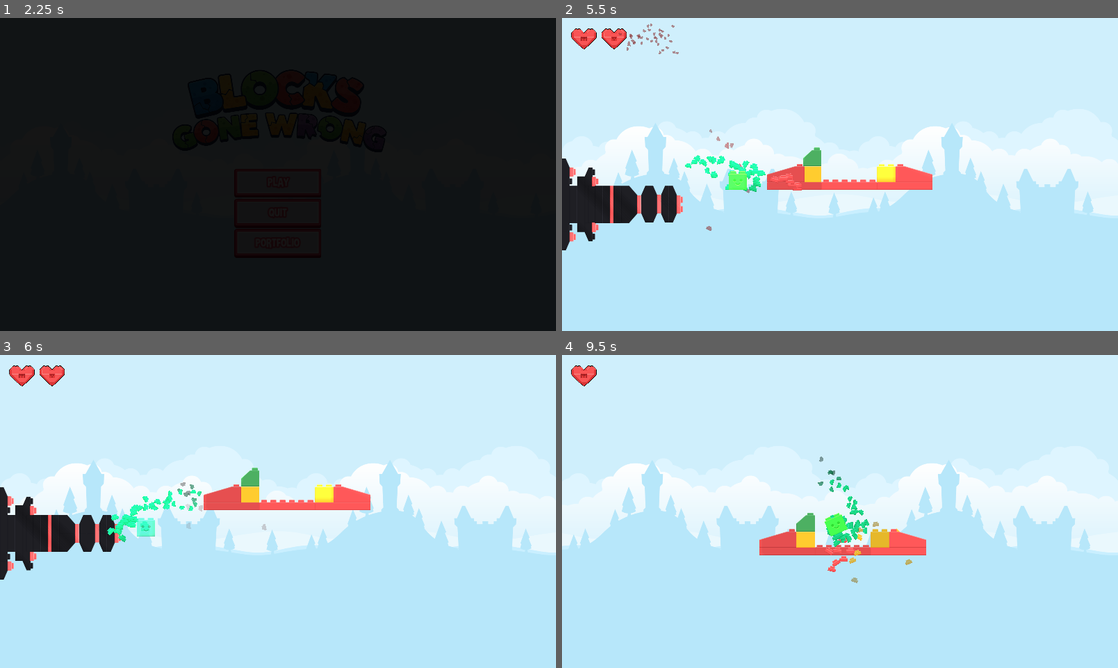
Above: before the commit, frames 1-4 (two rows, left to right).
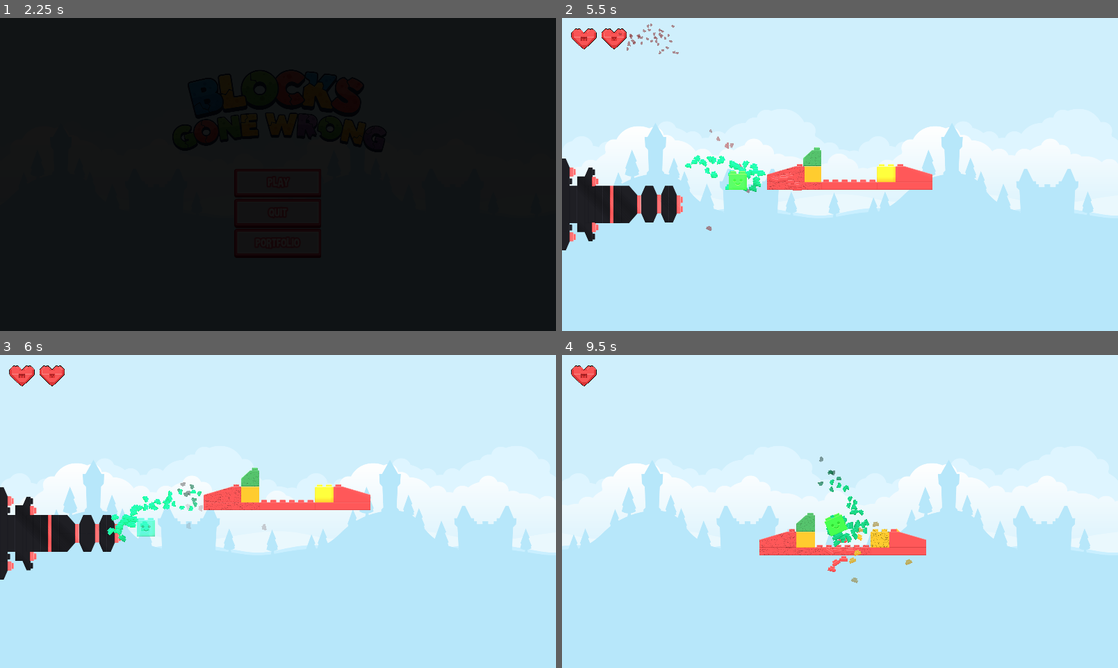
Above: after the commit, the same moments.

Repository: mlotr/Blocks_Gone_Wrong
Game: Godot game, scene res://scenes/title_screen.tscn
Same seed, same stepped clock (60 frames per second), same inputs: the game is played once before the commit and once after it. The project has no main scene, so this scene is started directly. Sound files missing from this copy of the repository are replaced by a short silence.
Inputs (mouse positions are in pixels of both pictures, inside the frame that each line leads up to):
- Up to frame 1 (2.25 s): click "PLAY" at 0.5 s; click "PLAY" at 1.25 s; move the mouse to (250, 237) at 2.02 s; press the mouse at (250, 237) at 2.03 s; hold Up (ui_up) from 2.03 s (still down)
- Up to frame 2 (5.5 s): move the mouse to (1006, 221) at 2.77 s; release the mouse at (1006, 221) at 2.78 s; click (1006, 221) at 2.85 s; move the mouse to (673, 127) at 3.52 s; release Up (ui_up) at 3.53 s; press the mouse at (673, 127) at 3.53 s; hold Down (ui_down) from 3.53 s (still down); move the mouse to (867, 174) at 4.27 s; release the mouse at (867, 174) at 4.28 s; click (867, 174) at 4.35 s; move the mouse to (756, 96) at 5.02 s; press the mouse at (756, 96) at 5.03 s
- Up to frame 3 (6 s): move the mouse to (400, 495) at 5.77 s; release Down (ui_down) at 5.78 s; release the mouse at (400, 495) at 5.78 s; hold Up (ui_up) from 5.78 s (still down); click (400, 495) at 5.85 s
- Up to frame 4 (9.5 s): keep holding Up (ui_up); move the mouse to (728, 527) at 6.52 s; press the mouse at (728, 527) at 6.53 s; move the mouse to (895, 442) at 7.27 s; release the mouse at (895, 442) at 7.28 s; click (895, 442) at 7.35 s; move the mouse to (812, 574) at 8.02 s; press the mouse at (812, 574) at 8.03 s; move the mouse to (1006, 558) at 8.77 s; release the mouse at (1006, 558) at 8.78 s; click (1006, 558) at 8.85 s

Frame 1 is identical in both runs. In frame 2, 0.3% of the frame differs, in the area x 36-47%, y 41-55%; in frame 3, 0.4%; in frame 4, 0.7%, in the area x 35-59%, y 52-64%.

Commit message:
Added crack shader to blocks

Diff:
--- a/scenes/block.tscn
+++ b/scenes/block.tscn
@@ -1,10 +1,25 @@
-[gd_scene load_steps=9 format=3 uid="uid://8og7i1oc0koo"]
+[gd_scene load_steps=11 format=3 uid="uid://8og7i1oc0koo"]
 
 [ext_resource type="Script" path="res://scripts/block.gd" id="1_guht0"]
 [ext_resource type="Texture2D" uid="uid://dclqna5fjrt34" path="res://brick_assets/Yellow/brick_high_2.png" id="2_sqif5"]
 [ext_resource type="Texture2D" uid="uid://hrnmaenaf86t" path="res://brick_assets/Yellow/brick_low_1.png" id="3_42ed1"]
 [ext_resource type="AudioStream" uid="uid://dkl2rynxtlinp" path="res://sounds/toy_bricks_wooden_bag_movement_002.mp3" id="4_aw18q"]
+[ext_resource type="Shader" path="res://shaders/block.gdshader" id="5_fevbc"]
 [ext_resource type="AudioStream" uid="uid://cdqkvlx5y4bc7" path="res://sounds/toy_bricks_wooden_bag_movement_001.mp3" id="5_s3mi1"]
+
+[sub_resource type="ShaderMaterial" id="ShaderMaterial_lwdvf"]
+shader = ExtResource("5_fevbc")
+shader_parameter/crack_depth = 2.236
+shader_parameter/crack_scale = 4.0
+shader_parameter/crack_zebra_scale = 2.67
+shader_parameter/crack_zebra_amp = 1.3
+shader_parameter/crack_profile = 1.0
+shader_parameter/crack_slope = 45.8
+shader_parameter/crack_width = 0.001
+shader_parameter/damage_state = 0.0
+shader_parameter/refraction_offset = Vector2(25, 25)
+shader_parameter/reflection_offset = Vector2(1, 1)
+shader_parameter/reflection_color = Color(0.588, 0.588, 0.588, 0.5)
 
 [sub_resource type="Curve" id="Curve_sn333"]
 _data = [Vector2(0, 0.907546), 0.0, 0.0, 0, 0, Vector2(1, 0.650731), 0.0, 0.0, 0, 0]
@@ -22,6 +37,7 @@
 script = ExtResource("1_guht0")
 
 [node name="Sprite2D" type="Sprite2D" parent="."]
+material = SubResource("ShaderMaterial_lwdvf")
 texture = ExtResource("2_sqif5")
 
 [node name="CollisionPolygon2D" type="CollisionPolygon2D" parent="."]
--- a/scripts/block.gd
+++ b/scripts/block.gd
@@ -23,12 +23,20 @@
 	if ResourceLoader.exists(texture_path):
 		particles.texture = load(texture_path)
 
+	# Duplicate material for each block
+	if sprite.material:
+		sprite.material = sprite.material.duplicate()
+
 # --- PUBLIC FUNCTIONS ---
 
 ## Called by the Bullet when it collides with this block.
 func take_damage() -> void:
 	_current_hits += 1
+	# Calculate damage percentage (0.0 to 1.0)
+	var damage_percent = float(_current_hits) / float(max_hits)
 
+	if sprite.material:
+		sprite.material.set_shader_parameter("damage_state", damage_percent)
 	_shake_block()
 
 	if _current_hits >= max_hits:
--- /dev/null
+++ b/shaders/block.gdshader
@@ -0,0 +1,149 @@
+shader_type canvas_item;
+
+// Crack generation
+uniform float crack_depth : hint_range(0.0, 10.0) = 2.236;
+uniform float crack_scale : hint_range(1.0, 10.0) = 4.0;
+uniform float crack_zebra_scale : hint_range(0.0, 10.0) = 2.67;
+uniform float crack_zebra_amp : hint_range(0.0, 10.0) = 1.3;
+uniform float crack_profile : hint_range(0.0, 10.0) = 1.0;
+uniform float crack_slope : hint_range(0.0, 50.0) = 45.8;
+uniform float crack_width : hint_range(0.0, 1.0) = 0.001;
+uniform float damage_state : hint_range(0.0, 1.0) = 0.0; // 0 = Ok, 1 = Broken
+
+const vec4 background_color = vec4(0.0, 0.0, 0.0, 0.0);
+const vec4 crack_color = vec4(0.0, 0.0, 0.0, 1.0);
+
+// Glass effect
+uniform vec2 refraction_offset = vec2(25.0,25.0);
+uniform vec2 reflection_offset = vec2(1.0,1.0);
+uniform vec4 reflection_color : source_color = vec4(0.588,0.588,0.588,0.5);
+
+uniform sampler2D SCREEN_TEXTURE : hint_screen_texture, filter_linear_mipmap;
+
+
+
+vec2 hash(vec2 p) {
+    p = vec2(dot(p, vec2(127.1, 311.7)), dot(p, vec2(269.5, 183.3)));
+    return fract(sin(p) * 43758.5453123);
+}
+
+float noise(vec2 p) {
+    vec2 i = floor(p);
+    vec2 f = fract(p);
+    f = f * f * (3.0 - 2.0 * f);
+    return mix(mix(dot(hash(i + vec2(0.0, 0.0)), f - vec2(0.0, 0.0)),
+                   dot(hash(i + vec2(1.0, 0.0)), f - vec2(1.0, 0.0)), f.x),
+               mix(dot(hash(i + vec2(0.0, 1.0)), f - vec2(0.0, 1.0)),
+                   dot(hash(i + vec2(1.0, 1.0)), f - vec2(1.0, 1.0)), f.x), f.y);
+}
+
+vec3 voronoi(vec2 u) {
+    vec2 p = floor(u);
+    vec2 f = fract(u);
+    float res = 8.0;
+    vec2 b = vec2(0.0);
+    for (int j = -1; j <= 1; j++) {
+        for (int i = -1; i <= 1; i++) {
+            vec2 g = vec2(float(i), float(j));
+            vec2 o = hash(p + g);
+            vec2 r = g - f + o;
+            float d = dot(r, r);
+            if (d < res) {
+                res = d;
+                b = r;
+            }
+        }
+    }
+    return vec3(sqrt(res), b);
+}
+
+vec3 voronoiB(vec2 u) {
+    vec2 p = floor(u);
+    vec2 f = fract(u);
+    float res = 8.0;
+    vec2 C = vec2(0.0);
+    vec2 P = vec2(0.0);
+    for (int j = -1; j <= 1; j++) {
+        for (int i = -1; i <= 1; i++) {
+            vec2 g = vec2(float(i), float(j));
+            vec2 o = hash(p + g);
+            vec2 r = g - f + o;
+            float d = dot(r, r);
+            if (d < res) {
+                res = d;
+                C = g;
+                P = r;
+            }
+        }
+    }
+    res = 8.0;
+    for (int j = -2; j <= 2; j++) {
+        for (int i = -2; i <= 2; i++) {
+            vec2 g = C + vec2(float(i), float(j));
+            vec2 o = hash(p + g);
+            vec2 r = g - f + o;
+            if (dot(P - r, P - r) > 1e-5) {
+                res = min(res, 0.5 * dot((P + r), normalize(r - P)));
+            }
+        }
+    }
+    return vec3(res, P + f);
+}
+
+float fbm(vec2 n) {
+    float total = 0.0, amp = 1.0;
+    for (int i = 0; i < 7; i++) {
+        total += noise(n) * amp;
+        n += n;
+        amp *= 0.5;
+    }
+    return total;
+}
+
+vec4 generate_cracks(vec2 uv) {
+	vec2 U = uv * crack_scale;
+    vec2 I = floor(U / 2.0);
+    bool vert = mod(I.x + I.y, 2.0) == 0.0;
+    vec3 H0;
+    vec4 color = background_color;
+    for (float i = 0.0; i < crack_depth; i++) {
+        vec2 V = U;
+        vec2 D = vec2(crack_zebra_amp * fbm(U / crack_zebra_scale) * crack_zebra_scale);
+        vec3 H = voronoiB(V + D);
+        float d = H.x;
+        d = min(1.0, crack_slope * pow(max(0.0, d - crack_width), crack_profile));
+        color += vec4(1.0 - d) / exp2(i);
+        U *= 1.5;
+    }
+    color *= crack_color;
+
+	return color;
+}
+
+
+void fragment() {
+    // 1. Get original texture block color
+    vec4 sprite_color = texture(TEXTURE, UV);
+
+    // if pixel outside block, do not draw
+    if (sprite_color.a < 0.1) {
+        discard;
+    }
+
+    // 2. Generiamo le crepe
+    // Usiamo damage_state per modulare la visibilità
+    if (damage_state > 0.0) {
+        vec4 crack_val = generate_cracks(UV);
+
+        // crack_val.a è alto dove c'è la crepa.
+        // Mischiamo il colore della crepa (Nero) con lo sprite
+        // crack_val.a * damage_state fa apparire le crepe gradualmente
+
+        // È una crepa scura, quindi moltiplichiamo
+        vec3 final_rgb = mix(sprite_color.rgb, crack_color.rgb, crack_val.a * damage_state);
+
+        COLOR = vec4(final_rgb, sprite_color.a);
+    } else {
+        COLOR = sprite_color;
+    }
+}
Not shown, added: sounds/Special Collectible 9-1.wav.import
Not shown, added: sounds/Special Collectible 9-1.wav
